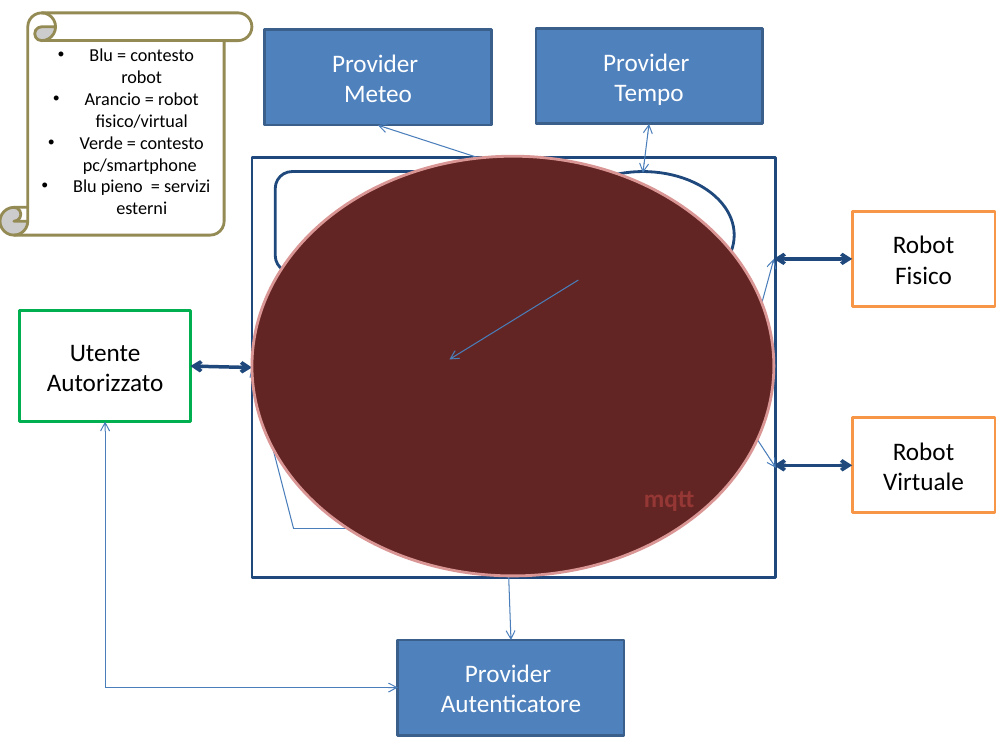
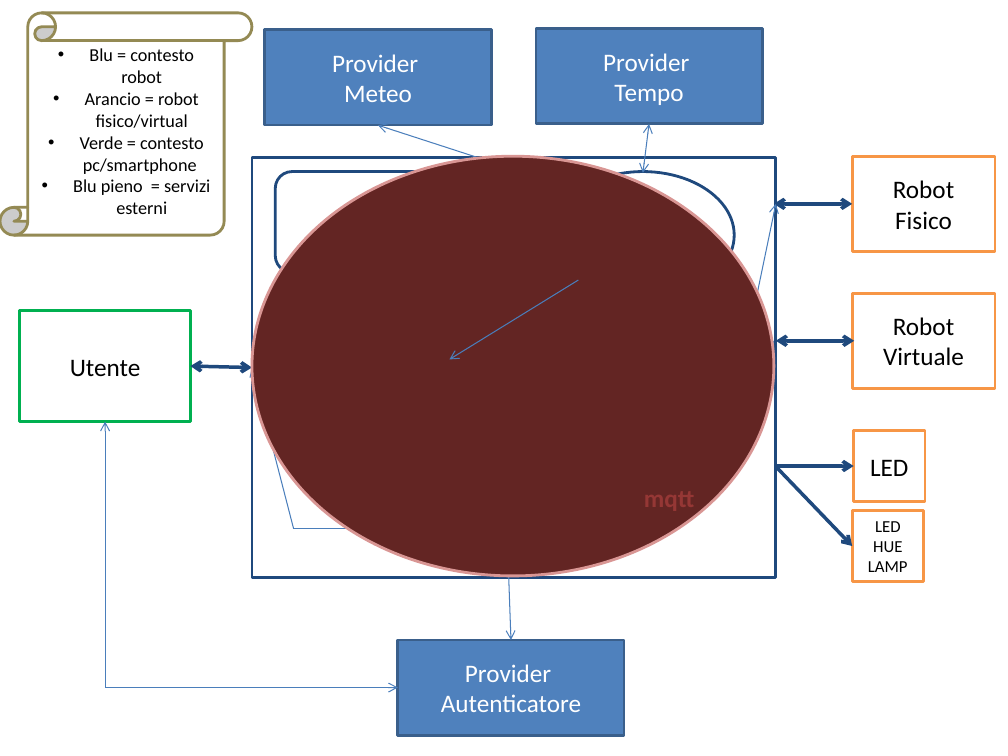
Before and after one commit to FraGio/iss2018, a slide deck: slide 4 of ArchitetturaInformale/ArchGen.pptx (slide 3 before the commit). Drawn at 1008x756 pixels with LibreOffice and Linux fonts; fonts in the diff are those of the drawing. Boxes give left, top, right and bottom in pixels: in the first picture for what was removed or moved away, otherwise in the second. Text is boxed around its words. In the diff, an @@ line names an element or a change of style, - is before the commit and + after.

```diff
--- a/ArchitetturaInformale/ArchGen.pptx
+++ b/ArchitetturaInformale/ArchGen.pptx
@@ rectangle "Robot": place and size @@
-rectangle "Robot" at bbox=[852, 212, 995, 306]
+rectangle "Robot" at bbox=[852, 156, 995, 251]
@@ double arrow moved from (734, 404) - (774, 259) to (734, 404) - (776, 204) @@
@@ double arrow moved from (774, 259) - (852, 259) to (774, 204) - (852, 204) @@
@@ rectangle "Robot": place and size @@
-rectangle "Robot" at bbox=[852, 417, 995, 512]
+rectangle "Robot" at bbox=[852, 293, 995, 388]
@@ double arrow moved from (734, 404) - (776, 468) to (734, 404) - (774, 341) @@
@@ double arrow moved from (774, 466) - (852, 466) to (776, 341) - (854, 341) @@
@@ text in rectangle at bbox=[47, 373, 164, 392]: paragraph removed @@
-Autorizzato
@@ rectangle added at bbox=[854, 430, 925, 502], fill #FFFFFF, outline #F79646 2 pt, 18 pt, text #000000 @@
+LED
@@ arrow added from (775, 466) to (854, 466), #1F497D 2.5 pt @@
@@ arrow added from (775, 466) to (852, 546), #1F497D 2.5 pt @@
@@ rectangle added at bbox=[852, 510, 923, 582], fill #FFFFFF, outline #F79646 2 pt, 12 pt, text #000000 @@
+LED
+HUE
+LAMP
```
Also in this commit, not shown: 3 other slides changed, 1 slide added, 13 other files.
